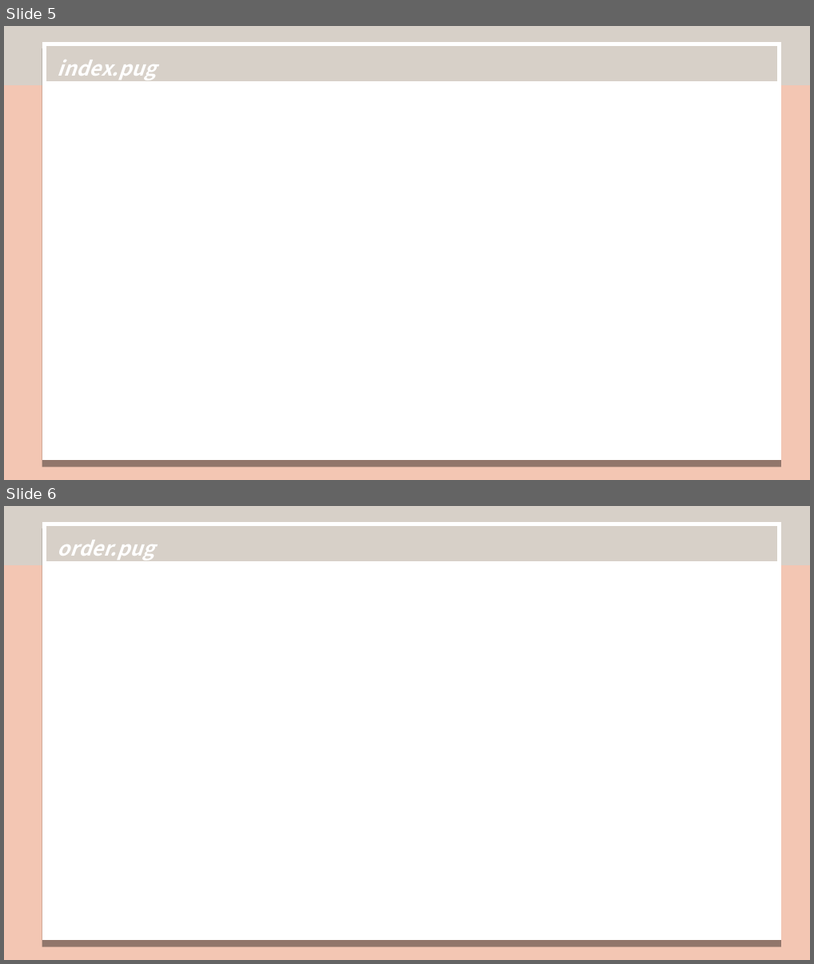
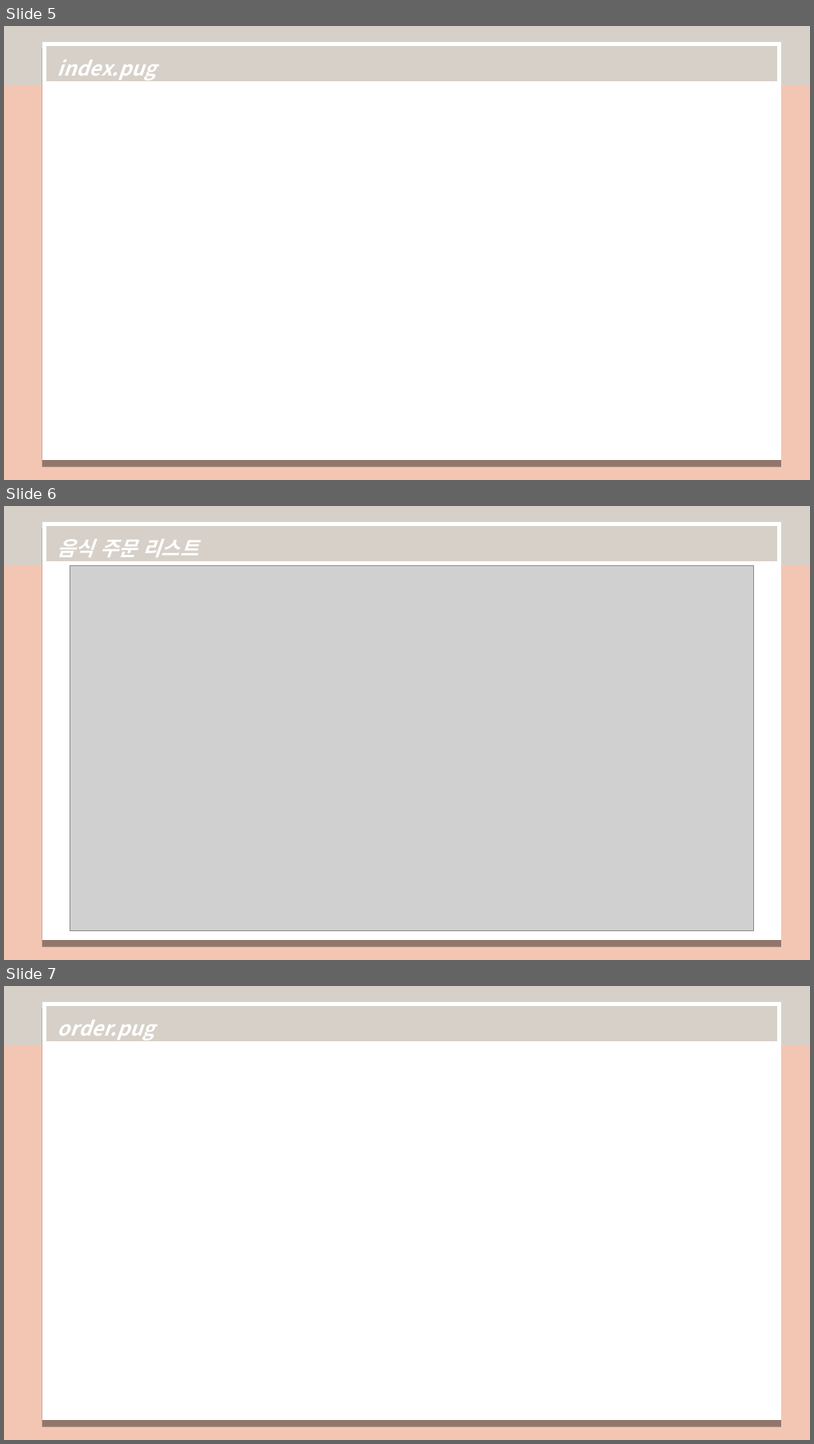
Before and after one commit to Eungyeol41/Biz_505_2021_Nodejs, a slide deck: pos/POS(김밥나라)/OneDay_김밥나라_고은결.pptx. Shown one above the other, each under a label of ours: slides 5 and 6 before the commit, slides 5, 6 and 7 after it. The pictures are 814x964 and 814x1444 pixels, drawn with LibreOffice and Linux fonts; fonts in the diff are those of the drawing; grey boxes stand for pictures. Boxes give left, top, right and bottom in pixels: in the first picture for what was removed or moved away, otherwise in the second. Text is boxed around its words. In the diff, an @@ line names an element or a change of style, - is before the commit and + after.

```diff
--- a/pos/POS(김밥나라)/OneDay_김밥나라_고은결.pptx
+++ b/pos/POS(김밥나라)/OneDay_김밥나라_고은결.pptx
@@ slide 6 added at <box>4,506,810,960</box>, background gradient #F3C6B3 to #D7D0C8 @@
@@ rectangle added at <box>45,524,780,938</box>, fill gradient #FFFFFF to #D7D0C8, outline #FFFFFF 5 pt @@
@@ text added at <box>58,539,199,562</box>, 24 pt, text #FFFFFF, bold, italic @@
+음식 주문 리스트
@@ picture added at <box>70,566,754,932</box> @@
@@ what was slide 6 is now slide 7 @@
```
Also in this commit, not shown: 1 slide removed, 6 other files.
